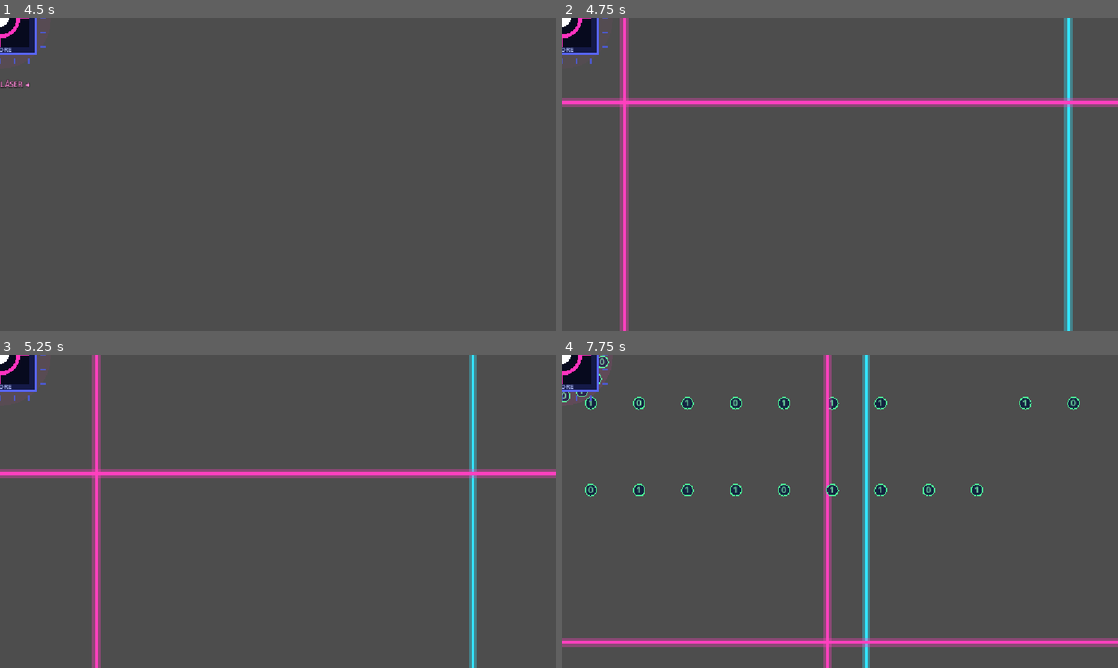
Above: before the commit, frames 1-4 (two rows, left to right).
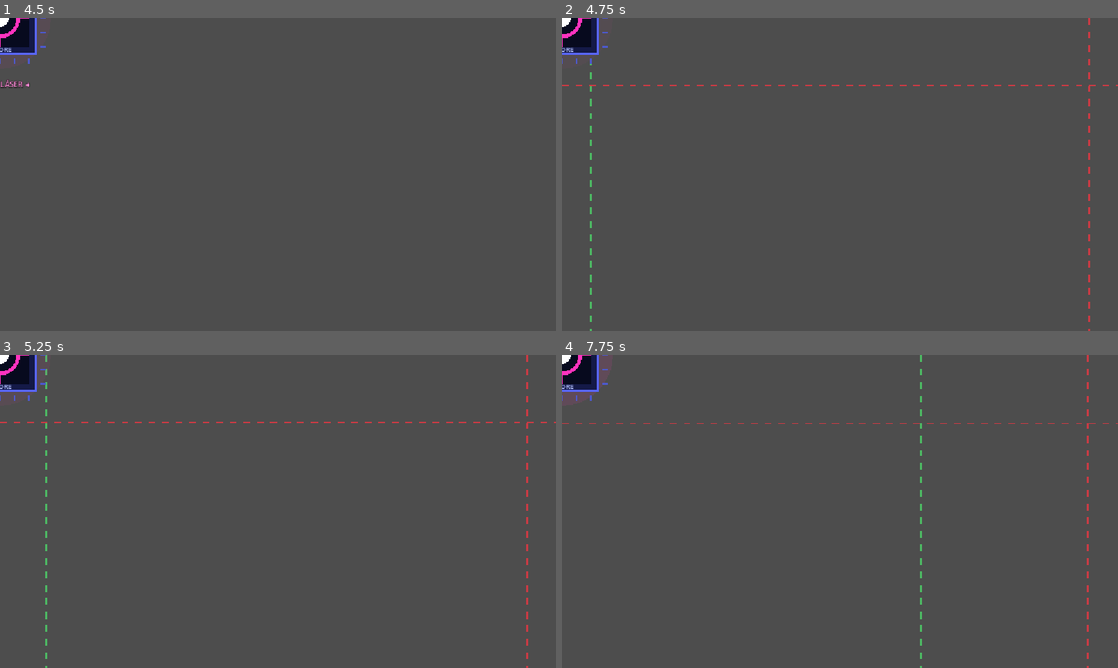
Above: after the commit, the same moments.

Repository: Moon-collab1/Brainrot-Breakout
Game: Godot game, scene res://zona_6/jefe/JefeNucleo.tscn
The game is run twice, just before and just after one commit, with the same random seed, the same clock (stepped at 60 frames per second) and the same inputs. This scene is started directly instead of the project's main scene. Sound files missing from this copy of the repository are replaced by a short silence.
Inputs (mouse positions are in pixels of both pictures, inside the frame that each line leads up to):
- Up to frame 1 (4.5 s): tap Enter at 0.5, 2, 3.5 s; move the mouse to (400, 158) at 0.52 s; hold Right (mover_derecha) 0.53-1.25 s; tap Space (celular) at 0.6, 1.25, 2.1, 2.75, 3.8, 4.25 s; click (400, 158) at 0.67 s; drag from (166, 190) to (250, 237) at 1.27 s; move the mouse to (333, 105) at 2.02 s; hold Right (mover_derecha) 2.03-2.75 s; drag from (250, 237) to (111, 127) at 2.77 s; move the mouse to (444, 221) at 3.52 s; hold Left (mover_izquierda) 3.53-4.25 s; tap Shift at 3.6 s; drag from (111, 127) to (194, 96) at 4.27 s
- Up to frame 2 (4.75 s): no input
- Up to frame 3 (5.25 s): move the mouse to (305, 511) at 5.02 s; hold Down (mover_abajo) from 5.03 s (still down); tap Alt at 5.1 s; click (305, 511) at 5.17 s
- Up to frame 4 (7.75 s): tap Space (celular) at 5.3, 6.8 s; release Down (mover_abajo) at 5.75 s; drag from (756, 433) to (728, 527) at 5.77 s; move the mouse to (962, 495) at 6.52 s; hold Up (mover_arriba) 6.53-7.25 s; tap Backspace at 6.6 s; drag from (728, 527) to (812, 574) at 7.27 s

Frame 1 is identical in both runs. In frame 2, 6.6% of the frame differs, in the area x 0-100%, y 0-100%; in frame 3, 6.4%; in frame 4, 7.5%.
Error before the commit: Invalid access to property or key 'global_position' on a base object of type 'null instance'. (res://comun/jefe/jefe_base.gd:249)
Error after the commit: Invalid assignment of property or key 'cel_bloqueado_t' with value of type 'float' on a base object of type 'null instance'. (res://zona_6/jefe/jefe_nucleo.gd:…

Commit message:
láseres verde/rojo y jefe final con más vida
Lluvia de láseres desde los cuatro lados: uno azul y el resto rojos. Tocar primero el azul neutraliza los rojos (se vuelven azules y se apagan). El celular se bloquea mientras el Núcleo ataca y se puede usar cuando está expuesto. La vida del jefe sube de 25 a 50 y la fase 2 empieza en 20.

Diff:
--- a/Brainrot-Breakout/zona_6/jefe/ataques/laser.gd
+++ b/Brainrot-Breakout/zona_6/jefe/ataques/laser.gd
@@ -2,51 +2,92 @@
 
 # Línea láser de la «Rejilla láser». Va en el grupo "franjas" (si el jefe se aturde, se borra).
 # Sin física: mide la distancia del jugador a la línea cada frame.
-#   1. AVISO: línea tenue y punteada (1 s) que no hace daño.
-#   2. ACTIVO: la línea brilla y BARRE la arena moviéndose hacia un lado; daña al tocarla.
+# Hay DOS clases de láser:
+#   ROJO  (verde = false): hace daño al tocarlo. Es el peligroso.
+#   VERDE (verde = true):  NO hace daño. Si el jugador lo toca, TODOS los rojos se vuelven
+#                          verdes y dejan de hacer daño. Es la forma de esquivar la rejilla.
+# El jefe siempre pone el verde en un lado de la pantalla distinto al de los rojos, y los
+# rojos esperan más tiempo antes de moverse, para que alcances a tocar primero el verde.
+#
+# Cada láser tiene dos momentos:
+#   1. AVISO: línea punteada y quieta en el borde. No hace daño (el verde sí se puede tocar ya).
+#   2. ACTIVO: la línea brilla y BARRE la arena moviéndose hacia un lado.
 # Una línea vertical está en x = position.x; una horizontal, en y = position.y.
 const LARGO_X = 1152.0
 const LARGO_Y = 648.0
 const ESPESOR = 10.0           # ancho visual
-const MARGEN_DANO = 14.0       # distancia a la línea que ya cuenta como tocarla
+const MARGEN_DANO = 14.0       # distancia a la línea que ya cuenta como tocar un rojo
+const MARGEN_VERDE = 26.0      # el verde es más fácil de tocar que el rojo
 const ENFRIA_GOLPE = 0.6       # segundos entre un golpe y el siguiente
 const FUERA = 80.0             # cuánto se puede salir del mapa antes de borrarse
+const TIEMPO_APAGADO = 0.7     # lo que tarda en desvanecerse un láser ya neutralizado
+const COLOR_ROJO = Color(1.0, 0.2, 0.25)
+const COLOR_VERDE = Color(0.3, 1.0, 0.45)
 
 var vertical = true    # true = línea vertical (barre de lado a lado); false = horizontal
-var color = Color(1.0, 0.25, 0.75)   # rosa o cian (el jefe lo pone)
+var verde = false      # true = es el láser verde que neutraliza a los rojos (el jefe lo pone)
 var dir = 1.0          # 1 o -1: hacia dónde barre (el jefe lo pone)
 var vel = 140.0        # px/s (el jefe lo pone)
-var aviso = 1.0        # segundos de aviso (el jefe lo pone)
-var dano = 15.0        # vida por golpe (el jefe lo pone)
+var aviso = 1.0        # segundos quieto y punteado antes de barrer (el jefe lo pone)
+var dano = 15.0        # vida por golpe, solo los rojos (el jefe lo pone)
 var t = 0.0
 var t_golpe = 0.0
+var neutral = false    # true = ya no hace daño (un rojo neutralizado, o el verde ya usado)
+var t_apagado = 0.0    # tiempo que lleva desvaneciéndose
+var lado_antes = 0.0   # de qué lado de la línea estaba el jugador en el frame anterior (signo)
 
 func activo():
 	return t >= aviso
 
 func _ready():
 	add_to_group("franjas")
+	if not verde:
+		add_to_group("laser_rojo")   # el verde busca este grupo para neutralizarlos
+
+# La llama el láser verde cuando el jugador lo toca: este rojo se vuelve verde e inofensivo
+func neutralizar():
+	neutral = true
 
 func _process(delta):
 	t += delta
 	t_golpe -= delta
+	# un láser neutralizado solo se desvanece y se borra
+	if neutral:
+		t_apagado += delta
+		if t_apagado >= TIEMPO_APAGADO:
+			queue_free()
+		queue_redraw()
+		return
 	if activo():
 		if vertical:
 			position.x += dir * vel * delta
 		else:
 			position.y += dir * vel * delta
-		var jug = get_parent().get_node("Jugador")
-		var d = 0.0
-		if vertical:
-			d = abs(jug.global_position.x - global_position.x)
-		else:
-			d = abs(jug.global_position.y - global_position.y)
-		if d <= MARGEN_DANO and t_golpe <= 0.0:
-			t_golpe = ENFRIA_GOLPE
-			jug.vida -= dano
-		# se borra al salir del mapa
-		if position.x < -FUERA or position.x > LARGO_X + FUERA or position.y < -FUERA or position.y > LARGO_Y + FUERA:
-			queue_free()
+	# distancia del jugador a la línea (con signo: positivo de un lado, negativo del otro)
+	var jug = get_parent().get_node("Jugador")
+	var lado = 0.0
+	if vertical:
+		lado = jug.global_position.x - global_position.x
+	else:
+		lado = jug.global_position.y - global_position.y
+	var d = abs(lado)
+	# ¿la línea y el jugador se cruzaron entre el frame anterior y este? (cambió el signo)
+	# Así el toque cuenta aunque los dos vayan muy rápido y «se salten» en un solo frame.
+	var cruzo = lado_antes != 0.0 and lado != 0.0 and sign(lado) != sign(lado_antes)
+	lado_antes = lado
+	if verde:
+		# el verde se puede tocar siempre (también mientras está quieto en el borde)
+		if d <= MARGEN_VERDE or cruzo:
+			for rojo in get_tree().get_nodes_in_group("laser_rojo"):
+				rojo.neutralizar()
+			neutral = true                 # el verde ya cumplió: también se desvanece
+			MusicaGlobal.sonar_golpe()     # sonido para confirmar que lo tocaste
+	elif activo() and (d <= MARGEN_DANO or cruzo) and t_golpe <= 0.0:
+		t_golpe = ENFRIA_GOLPE
+		jug.vida -= dano
+	# se borra al salir del mapa
+	if position.x < -FUERA or position.x > LARGO_X + FUERA or position.y < -FUERA or position.y > LARGO_Y + FUERA:
+		queue_free()
 	queue_redraw()
 
 # Placeholder dibujado: reemplazar por el sprite real del láser
@@ -59,15 +100,25 @@
 	else:
 		a = Vector2(-global_position.x, 0)
 		b = Vector2(LARGO_X - global_position.x, 0)
-	if activo():
-		draw_line(a, b, Color(color.r, color.g, color.b, 0.35), ESPESOR + 8.0)
-		draw_line(a, b, Color(1, 1, 1, 0.9), 3.0)
-		draw_line(a, b, color, ESPESOR - 4.0)
+	# color: rojo si hace daño; verde si es el verde o si ya fue neutralizado
+	var color = COLOR_ROJO
+	if verde or neutral:
+		color = COLOR_VERDE
+	var alfa = 1.0
+	if neutral:
+		alfa = 1.0 - t_apagado / TIEMPO_APAGADO   # se va borrando
+	if activo() or neutral:
+		draw_line(a, b, Color(color.r, color.g, color.b, 0.35 * alfa), ESPESOR + 8.0)
+		draw_line(a, b, Color(1, 1, 1, 0.9 * alfa), 3.0)
+		draw_line(a, b, Color(color.r, color.g, color.b, alfa), ESPESOR - 4.0)
 	else:
-		# aviso: línea punteada tenue
+		# aviso: línea punteada (la verde parpadea para llamar la atención)
+		var brillo = 0.7
+		if verde:
+			brillo = 0.6 + 0.4 * sin(t * 14.0)
 		var largo = (b - a).length()
 		var dir_l = (b - a).normalized()
 		var s = 0.0
 		while s < largo:
-			draw_line(a + dir_l * s, a + dir_l * min(s + 14.0, largo), Color(color.r, color.g, color.b, 0.7), 3.0)
+			draw_line(a + dir_l * s, a + dir_l * min(s + 14.0, largo), Color(color.r, color.g, color.b, brillo), 4.0 if verde else 3.0)
 			s += 28.0
--- a/Brainrot-Breakout/zona_6/jefe/jefe_nucleo.gd
+++ b/Brainrot-Breakout/zona_6/jefe/jefe_nucleo.gd
@@ -2,29 +2,41 @@
 
 # Jefe FINAL de la Zona 6 «Núcleo-∞» (un chip gigante). No se mueve.
 # La lógica común está en comun/jefe/jefe_base.gd. Aquí solo están sus ataques:
-#   Rejilla láser      líneas rosas y cian que barren la arena; se telegrafían 1 s antes
+#   Rejilla láser      láseres ROJOS que barren la arena y hacen daño, y UN láser VERDE que
+#                      sale por otro lado de la pantalla. Si tocas primero el verde, todos
+#                      los rojos se vuelven verdes y ya no hacen daño. Así se esquiva.
 #   Tormenta de datos  lluvia de ceros y unos que forma patrones tipo bullet-hell
-#   Apagón del celular el celular se bloquea 6 s: no puedes curarte (pero la dopamina baja)
-#   Sobrecarga (fase 2) por debajo del 40 % de vida: ×1.5 de velocidad y combina láser + datos
-# Cómo se le pega: cada 3 ataques el escudo se abre (aturdido 4 s, «NÚCLEO EXPUESTO»).
+#   Sobrecarga (fase 2) por debajo del 40 % de vida: todo va ×1.5 más rápido y sale un rojo más
+# SIN CELULAR: mientras el núcleo ataca, el celular está bloqueado (no puedes curarte).
+#              Solo se puede usar cuando el núcleo está expuesto.
+# Cómo se le pega: cada 2 ataques el escudo se abre (aturdido 5 s, «NÚCLEO EXPUESTO»).
 
 # --- Balance (todo se ajusta aquí) ---
 const VIDA = 25
 const FASE2_VIDA = 10            # 40 % de 25
 const RADIO = 75.0
 const DANO_CONTACTO = 20.0
-const COOLDOWNS = {"rejilla": 8.0, "tormenta": 9.0, "apagon": 15.0}
-const NOMBRES = {"rejilla": "Rejilla láser", "tormenta": "Tormenta de datos", "apagon": "Apagón del celular"}
-const VENTANA_CADA = 3
-const VENTANA_SEG = 4.0
+const COOLDOWNS = {"rejilla": 8.0, "tormenta": 9.0}
+const NOMBRES = {"rejilla": "Rejilla láser", "tormenta": "Tormenta de datos"}
+const VENTANA_CADA = 2           # antes 3: ahora solo hay 2 ataques (el apagón ya no es un ataque)
+const VENTANA_SEG = 5.0          # antes 4: es el único momento para pegarle Y para usar el celular
 const MULT_SOBRECARGA = 1.5      # en fase 2 todo va ×1.5 más rápido
 # Rejilla láser
 const LASER_AVISO = 1.0
-const LASER_CANT = 3
-const LASER_CANT_F2 = 5
-const LASER_VEL = 140.0
+const LASER_ROJOS = 2            # láseres rojos (cada uno sale por un lado distinto)
+const LASER_ROJOS_F2 = 3         # en fase 2 salen por los 3 lados que no usa el verde
+const LASER_VEL_ROJO = 140.0     # px/s de los rojos
+const LASER_VEL_VERDE = 260.0    # el verde es más rápido: llega antes que los rojos
+const LASER_QUIETO_VERDE = 0.6   # segundos que el verde espera en su borde
+const LASER_QUIETO_ROJO = 3.2     # los rojos esperan MÁS: da tiempo de rodear los racks y correr hasta el verde
 const LASER_DANO = 15.0
-const LASER_COLORES = [Color(1.0, 0.25, 0.75), Color(0.2, 0.9, 1.0)]   # rosa y cian
+# Los 4 lados por donde puede entrar un láser: [es vertical, posición inicial, dirección]
+const LADOS = {
+	"izquierda": [true, Vector2(60, 0), 1.0],
+	"derecha": [true, Vector2(1092, 0), -1.0],
+	"arriba": [false, Vector2(0, 140), 1.0],
+	"abajo": [false, Vector2(0, 620), -1.0],
+}
 # Tormenta de datos
 const TORMENTA_AVISO = 0.8
 const TORMENTA_OLAS = 6
@@ -37,9 +49,6 @@
 const COLUMNAS_PASO = 100.0
 const COLUMNAS_N = 11
 const ANILLO_N = 14              # en cada ola par sale un anillo de datos desde el núcleo
-# Apagón del celular
-const APAGON_AVISO = 0.8
-const APAGON_SEG = 6.0
 
 var laser_script = preload("res://zona_6/jefe/ataques/laser.gd")
 var dato_script = preload("res://zona_6/jefe/ataques/dato.gd")
@@ -52,7 +61,7 @@
 	dano_contacto = DANO_CONTACTO
 	nombres = NOMBRES
 	cooldowns = COOLDOWNS
-	ataques_base = ["rejilla", "tormenta", "apagon"]
+	ataques_base = ["rejilla", "tormenta"]
 	ventana_cada = VENTANA_CADA
 	ventana_seg = VENTANA_SEG
 
@@ -61,14 +70,13 @@
 		await ataque_rejilla(mi_id)
 	elif nombre == "tormenta":
 		await ataque_tormenta(mi_id)
-	elif nombre == "apagon":
-		await ataque_apagon(mi_id)
-
-# El apagón del celular solo tiene sentido si el jugador se está curando o está herido
-func cumple_condicion(nombre):
-	if nombre == "apagon":
-		return jug.cel_abierto or jug.vida < 85.0
-	return true
+
+# Cada frame: mientras el núcleo está atacando, el celular queda bloqueado.
+# jugador.gd cierra el celular y no deja abrirlo mientras cel_bloqueado_t sea mayor que 0;
+# aquí se renueva en cada frame, y se deja de renovar cuando el núcleo queda expuesto.
+func actualizar(_delta):
+	if estado == Estado.ATACANDO:
+		jug.cel_bloqueado_t = 0.2
 
 # Sobrecarga: en fase 2 todo es ×1.5 más rápido (también las pausas entre ataques)
 func mult():
@@ -90,37 +98,47 @@
 	await avisar(mi_id, LASER_AVISO / mult(), "rejilla")
 	if mi_id != id_ataque or muerto:
 		return
-	lanzar_rejilla()
-	# en fase 2 (sobrecarga) el láser viene combinado con datos
+	# 1) se sortean los lados: el primero es para el VERDE y los demás para los ROJOS,
+	#    así el verde nunca sale por el mismo lado que un rojo
+	var lados = LADOS.keys()
+	lados.shuffle()
+	var rojos = LASER_ROJOS
 	if fase == 2:
-		await esperar(0.6)
+		rojos = LASER_ROJOS_F2
+	var lasers = [crear_laser(lados[0], true)]
+	for i in range(rojos):
+		lasers.append(crear_laser(lados[i + 1], false))
+	print("Rejilla: verde por ", lados[0], " y ", rojos, " rojos")
+	# 2) el ataque dura hasta que desaparece el último láser (así no se mezcla con la tormenta)
+	while quedan_lasers(lasers):
+		await esperar(0.2)
 		if mi_id != id_ataque or muerto:
-			return
-		lanzar_columnas()
-
-func lanzar_rejilla():
-	var cant = LASER_CANT
-	if fase == 2:
-		cant = LASER_CANT_F2
-	for i in range(cant):
-		var l = laser_script.new()
-		l.vertical = randf() < 0.5
-		l.color = LASER_COLORES[i % LASER_COLORES.size()]
-		l.vel = LASER_VEL * mult()
-		l.dano = LASER_DANO
-		l.aviso = 0.0   # el aviso ya pasó (avisar); desde aquí el láser está activo
-		# arranca en un borde y barre hacia el otro
-		if l.vertical:
-			l.dir = 1.0 if randf() < 0.5 else -1.0
-			l.position = Vector2(100.0 if l.dir > 0 else 1050.0, 0.0)
-			l.position.x += randf_range(-40.0, 40.0)
-		else:
-			l.dir = 1.0 if randf() < 0.5 else -1.0
-			l.position = Vector2(0.0, 150.0 if l.dir > 0 else 600.0)
-			l.position.y += randf_range(-20.0, 20.0)
-		get_parent().add_child(l)
-		get_parent().move_child(l, 1)
-	print("Rejilla: ", cant, " láseres")
+			return   # se canceló: limpiar_ataques() ya borró los láseres (grupo "franjas")
+
+func quedan_lasers(lasers):
+	for l in lasers:
+		if is_instance_valid(l):
+			return true
+	return false
+
+# Crea un láser que entra por "lado". es_verde = true: el que neutraliza a los rojos
+func crear_laser(lado, es_verde):
+	var datos = LADOS[lado]
+	var l = laser_script.new()
+	l.vertical = datos[0]
+	l.position = datos[1]
+	l.dir = datos[2]
+	l.verde = es_verde
+	l.dano = LASER_DANO
+	if es_verde:
+		l.vel = LASER_VEL_VERDE * mult()
+		l.aviso = LASER_QUIETO_VERDE
+	else:
+		l.vel = LASER_VEL_ROJO * mult()
+		l.aviso = LASER_QUIETO_ROJO   # no se acorta en fase 2: siempre hay tiempo de llegar al verde
+	get_parent().add_child(l)
+	get_parent().move_child(l, 1)   # en el piso, justo encima del Mapa
+	return l
 
 # ---------------- Tormenta de datos ----------------
 
@@ -163,18 +181,6 @@
 	if randf() < 0.5:
 		d.texto = "0"
 	get_parent().add_child(d)
-
-# ---------------- Apagón del celular ----------------
-
-func ataque_apagon(mi_id):
-	await avisar(mi_id, APAGON_AVISO / mult(), "apagon")
-	if mi_id != id_ataque or muerto:
-		return
-	jug.cel_bloqueado_t = APAGON_SEG   # jugador.gd cierra el celular y no deja abrirlo
-	var hud = get_parent().get_node("HUD")
-	hud.mostrar_banner(true, "¡SIN CELULAR!")
-	await esperar(APAGON_SEG)
-	hud.mostrar_banner(false)
 
 # ---------------- Dibujo placeholder ----------------
 # Chip con anillo magenta. Reemplazar por el PNG real del Núcleo.
@@ -211,3 +217,6 @@
 	draw_string(ThemeDB.fallback_font, Vector2(-45, 70), "∞ CORE", HORIZONTAL_ALIGNMENT_CENTER, 90, 14, Color(0.7, 0.75, 1.0))
 	if expuesto:
 		draw_string(ThemeDB.fallback_font, Vector2(-80, -110), "¡NÚCLEO EXPUESTO!", HORIZONTAL_ALIGNMENT_CENTER, 160, 16, Color(1, 1, 0.4))
+	elif estado == Estado.ATACANDO:
+		# aviso fijo mientras ataca: el celular está bloqueado
+		draw_string(ThemeDB.fallback_font, Vector2(-80, -110), "SIN CELULAR", HORIZONTAL_ALIGNMENT_CENTER, 160, 16, Color(1, 0.45, 0.45))
